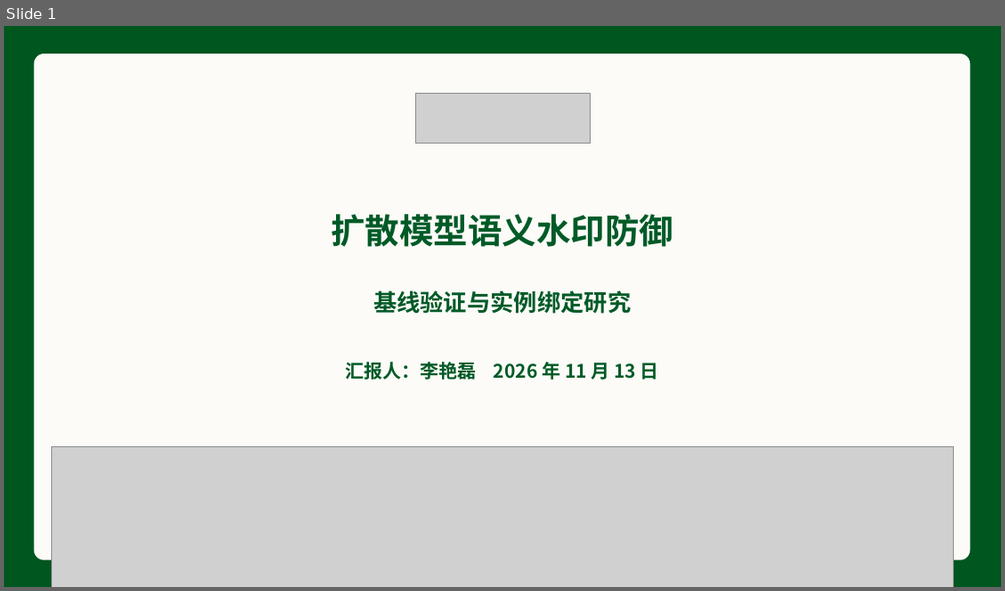
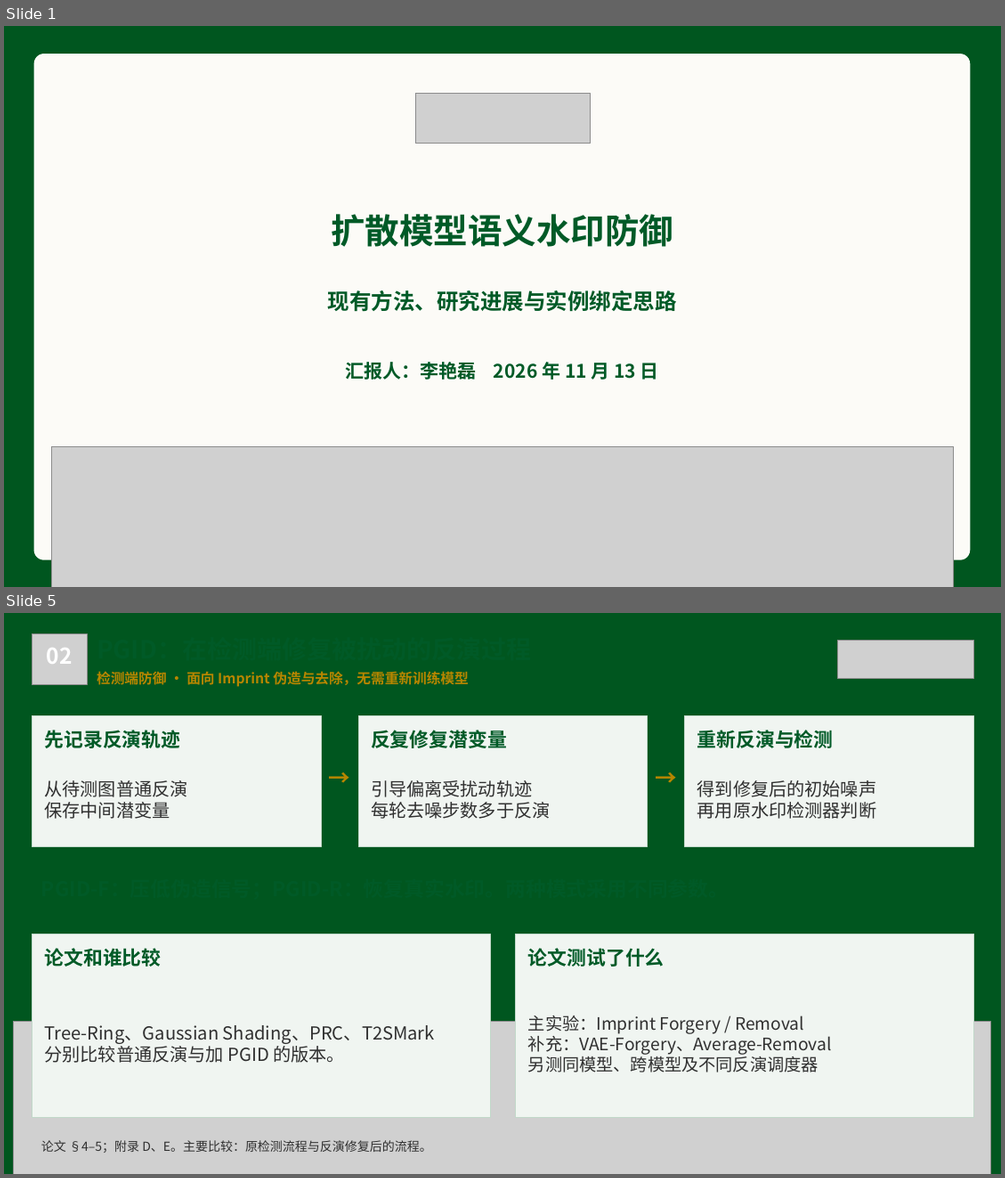
Before and after one commit to lylei5/watermark2, a slide deck: presentations/defense_briefing_20261113/output/语义水印防御研究汇报_中山大学_20261113.pptx. Shown one above the other, each under a label of ours: slide 1 before the commit, slides 1 and 5 after it; the slides between them are not shown. The pictures are 1005x591 and 1005x1178 pixels, drawn with LibreOffice and Linux fonts; fonts in the diff are those of the drawing; grey boxes stand for pictures; background and template pictures are left out. Boxes give left, top, right and bottom in pixels: in the first picture for what was removed or moved away, otherwise in the second. Text is boxed around its words. In the diff, an @@ line names an element or a change of style, - is before the commit and + after.

```diff
--- a/presentations/defense_briefing_20261113/output/语义水印防御研究汇报_中山大学_20261113.pptx
+++ b/presentations/defense_briefing_20261113/output/语义水印防御研究汇报_中山大学_20261113.pptx
@@ slide 5 added at (x1=4, y1=613, x2=1001, y2=1174), background gradient #00561F @@
@@ picture added at (x1=32, y1=634, x2=87, y2=685) @@
@@ text added at (x1=47, y1=648, x2=73, y2=664), 21 pt, text #FFFFFF, bold @@
+02
@@ picture added at (x1=838, y1=640, x2=974, y2=679) @@
@@ text added at (x1=97, y1=671, x2=468, y2=687), 13.5 pt, text #B78600, bold @@
+检测端防御 · 面向 Imprint 伪造与去除，无需重新训练模型
@@ rectangle added at (x1=32, y1=716, x2=321, y2=847), fill #F0F5F1, outline #C1D8C9 0.75 pt @@
@@ rectangle added at (x1=358, y1=716, x2=647, y2=847), fill #F0F5F1, outline #C1D8C9 0.75 pt @@
@@ rectangle added at (x1=685, y1=716, x2=973, y2=847), fill #F0F5F1, outline #C1D8C9 0.75 pt @@
@@ text added at (x1=45, y1=730, x2=181, y2=748), 18.8 pt, text #005A27, bold @@
+先记录反演轨迹
@@ text added at (x1=371, y1=730, x2=507, y2=748), 18.8 pt, text #005A27, bold @@
+反复修复潜变量
@@ text added at (x1=697, y1=730, x2=833, y2=748), 18.8 pt, text #005A27, bold @@
+重新反演与检测
@@ text added at (x1=325, y1=761, x2=354, y2=794), 21 pt, text #B78600, bold @@
+→
@@ text added at (x1=652, y1=761, x2=680, y2=794), 21 pt, text #B78600, bold @@
+→
@@ text added at (x1=45, y1=780, x2=188, y2=819), 17.2 pt, text #303030 @@
+从待测图普通反演
+保存中间潜变量
@@ text added at (x1=371, y1=780, x2=550, y2=819), 17.2 pt, text #303030 @@
+引导偏离受扰动轨迹
+每轮去噪步数多于反演
@@ text added at (x1=697, y1=780, x2=876, y2=819), 17.2 pt, text #303030 @@
+得到修复后的初始噪声
+再用原水印检测器判断
@@ rectangle added at (x1=32, y1=933, x2=490, y2=1117), fill #F0F5F1, outline #C1D8C9 0.75 pt @@
@@ text added at (x1=45, y1=948, x2=162, y2=966), 18.8 pt, text #005A27, bold @@
+论文和谁比较
@@ rectangle added at (x1=516, y1=933, x2=973, y2=1117), fill #F0F5F1, outline #C1D8C9 0.75 pt @@
@@ text added at (x1=528, y1=948, x2=664, y2=966), 18.8 pt, text #005A27, bold @@
+论文测试了什么
@@ picture added at (x1=14, y1=1022, x2=991, y2=1174) @@
@@ text added at (x1=45, y1=1025, x2=435, y2=1062), 17.2 pt, text #303030 @@
+Tree-Ring、Gaussian Shading、PRC、T2SMark
+分别比较普通反演与加 PGID 的版本。
@@ text added at (x1=528, y1=1015, x2=832, y2=1072), 16.5 pt, text #303030 @@
+主实验：Imprint Forgery / Removal
+补充：VAE-Forgery、Average-Removal
+另测同模型、跨模型及不同反演调度器
@@ text added at (x1=41, y1=1140, x2=432, y2=1152), 12 pt, text #303030 @@
+论文 §4–5；附录 D、E。主要比较：原检测流程与反演修复后的流程。
@@ slide 1 changed as well @@
@@ text at (x1=328, y1=290, x2=677, y2=312): text changed; size 22.5 to 21 pt @@
-基线验证与实例绑定研究
+现有方法、研究进展与实例绑定思路
```
Also in this commit, not shown: 2 other slides changed, 6 other slides added, 7 slides removed, 7 other files.
